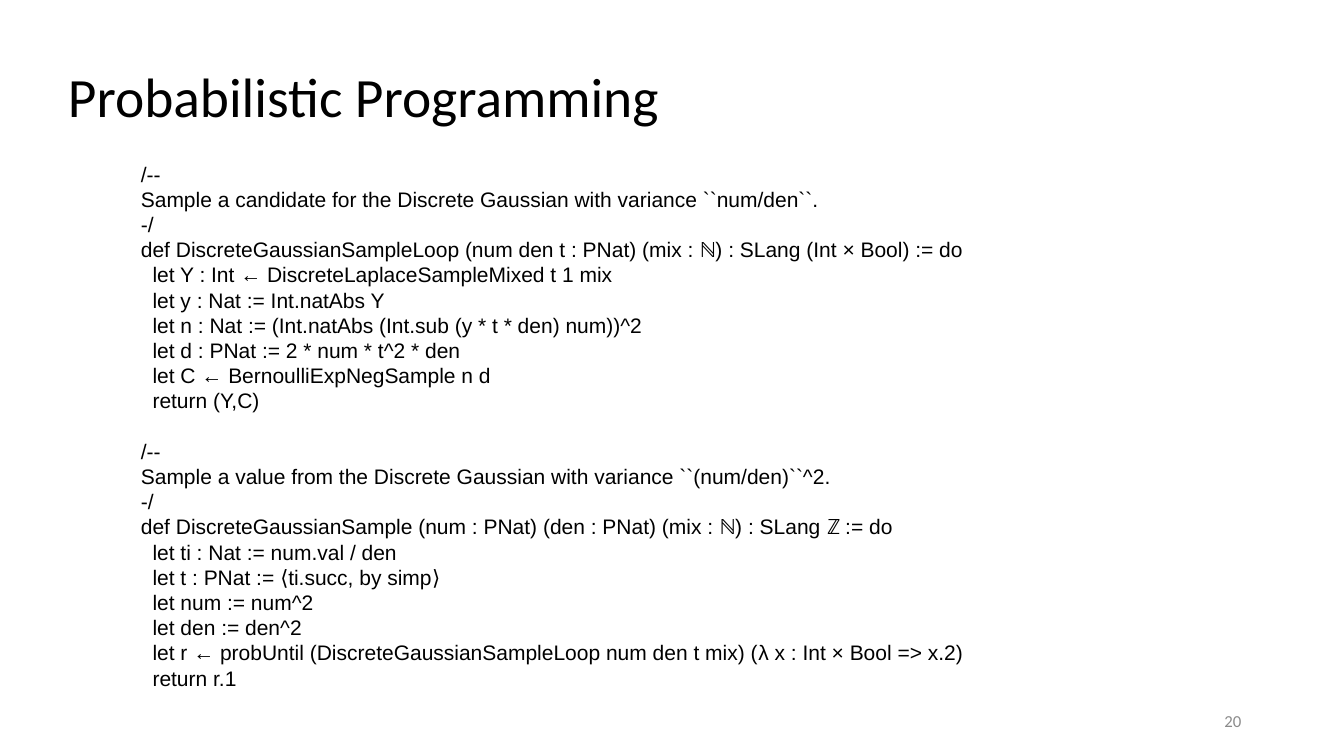
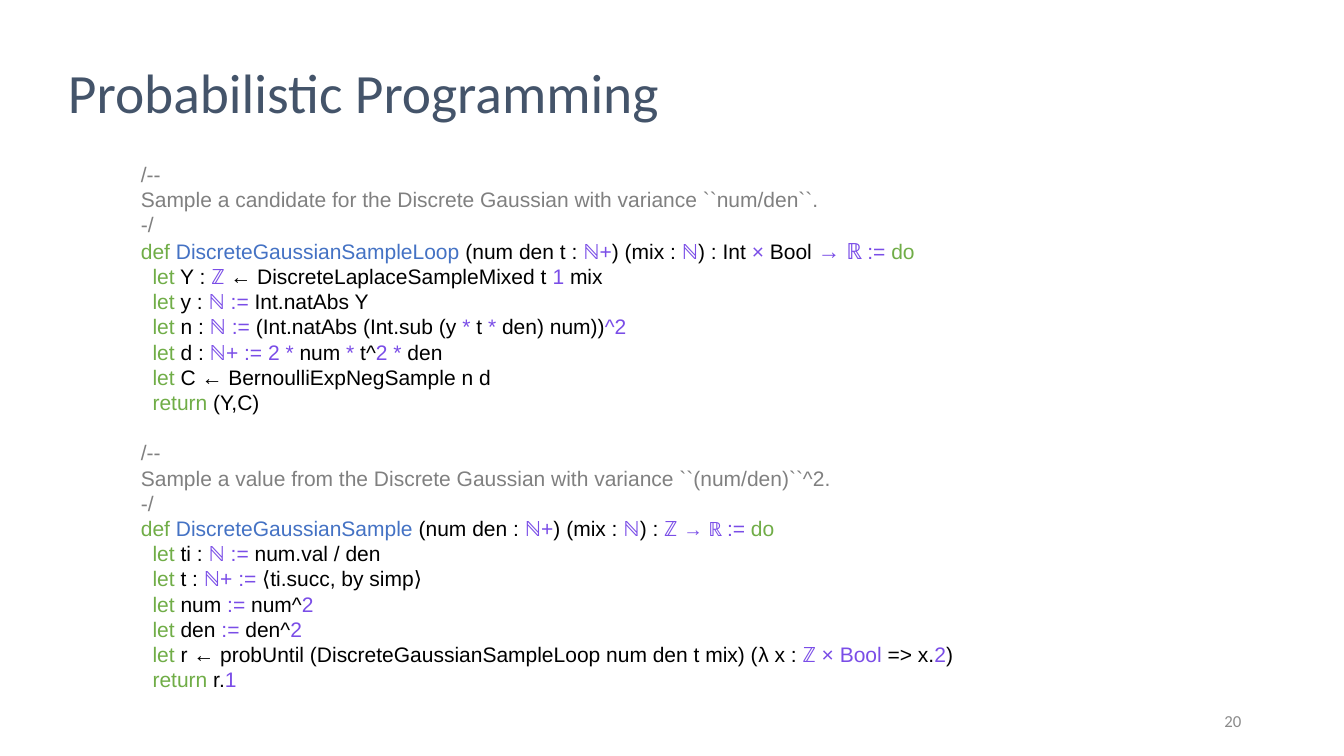
Before and after one commit to markusdemedeiros/markusdemedeiros.github.io, a slide deck: slide 20 of PLDI25 SampCert.pptx. Drawn at 1344x756 pixels with LibreOffice and Linux fonts; fonts in the diff are those of the drawing; background and template pictures are left out. Boxes give left, top, right and bottom in pixels: in the first picture for what was removed or moved away, otherwise in the second. Text is boxed around its words. In the diff, an @@ line names an element or a change of style, - is before the commit and + after.

Commit message:
update

```diff
--- a/PLDI25 SampCert.pptx
+++ b/PLDI25 SampCert.pptx
@@ text "Probabilistic Programming" at bbox=[68, 74, 658, 123]: text colour #000000 to #44546A; line spacing 0.9 to 0.7 @@
@@ text at bbox=[141, 191, 830, 687]: text colour #000000 to #808080 in "/--", "Sample a candidate for the Discrete Gaussian ...", "-/", "/--" and 2 more places; text colour #000000 to #70AD47 in "let", "return", "let", "let" and 1 more places; text colour #000000 to #7A4DE7 in ":= num^2", ":= den^2", "r.1" @@
@@ text at bbox=[141, 243, 914, 361]: text changed @@
-def DiscreteGaussianSampleLoop (num den t : PNat) (mix : ℕ) : SLang (Int × Bool) := do
-let Y : Int ← DiscreteLaplaceSampleMixed t 1 mix
-let y : Nat := Int.natAbs Y
-let n : Nat := (Int.natAbs (Int.sub (y * t * den) num))^2
-let d : PNat := 2 * num * t^2 * den
+def DiscreteGaussianSampleLoop (num den t : ℕ+) (mix : ℕ) : Int × Bool → ℝ := do
+let Y : ℤ ← DiscreteLaplaceSampleMixed t 1 mix
+let y : ℕ := Int.natAbs Y
+let n : ℕ := (Int.natAbs (Int.sub (y * t * den) num))^2
+let d : ℕ+ := 2 * num * t^2 * den
@@ text at bbox=[141, 520, 774, 591]: text changed @@
-def DiscreteGaussianSample (num : PNat) (den : PNat) (mix : ℕ) : SLang ℤ := do
-let ti : Nat := num.val / den
-let t : PNat := ⟨ti.succ, by simp⟩
+def DiscreteGaussianSample (num den : ℕ+) (mix : ℕ) : ℤ → ℝ := do
+let ti : ℕ := num.val / den
+let t : ℕ+ := ⟨ti.succ, by simp⟩
@@ text at bbox=[153, 646, 953, 667]: text changed @@
-let r ← probUntil (DiscreteGaussianSampleLoop num den t mix) (λ x : Int × Bool => x.2)
+let r ← probUntil (DiscreteGaussianSampleLoop num den t mix) (λ x : ℤ × Bool => x.2)
```
Also in this commit, not shown: 44 other slides changed, 1 slide added.
